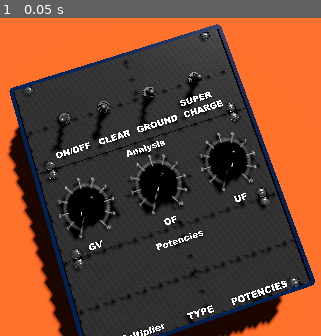
Above: before the commit, frame 1.
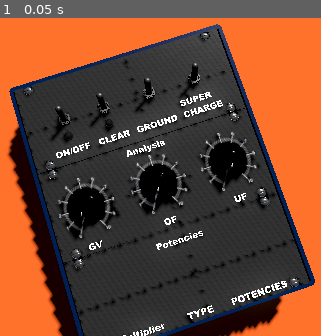
Above: after the commit, the same moment.

Repository: isuretpolos/AOPi3
Game: Godot game, scene res://SCENES/MAIN3D.tscn
Same seed, same stepped clock (60 frames per second), same inputs: the game is played once before the commit and once after it.
Inputs:
- Up to frame 1 (0.05 s): no input

The runs differ from the first frame. In frame 1, 1.1% of the frame differs, in the area x 15-80%, y 14-62%.

Commit message:
switch power on and off all other react accordingly

Diff:
--- a/SCENES/MAIN3D.tscn
+++ b/SCENES/MAIN3D.tscn
@@ -2,9 +2,11 @@
 
 [ext_resource type="PackedScene" uid="uid://xdh82s3pxovt" path="res://BLENDER/Prototype.glb" id="1_1fqqq"]
 [ext_resource type="PackedScene" uid="uid://7h5025xah1xx" path="res://BLENDER/BACKGROUND.glb" id="1_4ukpf"]
+[ext_resource type="Script" uid="uid://bupmxl171v8ly" path="res://SCENES/main_3d.gd" id="1_uusqb"]
 [ext_resource type="Script" uid="uid://bdcs1ywkehn4l" path="res://SCRIPTS/camera_rig.gd" id="2_jdj2l"]
 [ext_resource type="PackedScene" uid="uid://do7vwvktoiihd" path="res://SCENES/switch_metal.tscn" id="2_yrw6j"]
 [ext_resource type="PackedScene" uid="uid://0gmsst203qth" path="res://SCENES/knob_3d.tscn" id="6_uusqb"]
+[ext_resource type="PackedScene" uid="uid://qwl0m0kji5un" path="res://SCENES/led.tscn" id="7_nihjc"]
 [ext_resource type="Script" uid="uid://dk6p1a2078kum" path="res://SCRIPTS/trng_from_audio.gd" id="8_uusqb"]
 
 [sub_resource type="PhysicalSkyMaterial" id="PhysicalSkyMaterial_nihjc"]
@@ -17,6 +19,7 @@
 sky = SubResource("Sky_nihjc")
 ambient_light_source = 3
 ambient_light_color = Color(0.14638418, 0.56497097, 0.79844666, 1)
+glow_enabled = true
 
 [sub_resource type="CameraAttributesPractical" id="CameraAttributesPractical_nihjc"]
 dof_blur_far_distance = 0.01
@@ -26,6 +29,7 @@
 [sub_resource type="SeparationRayShape3D" id="SeparationRayShape3D_1fqqq"]
 
 [node name="MAIN3D" type="Node3D" unique_id=1257507127]
+script = ExtResource("1_uusqb")
 
 [node name="BACKGROUND" parent="." unique_id=1186155508 instance=ExtResource("1_4ukpf")]
 transform = Transform3D(1, 0, 0, 0, 1, 0, 0, 0, 1, 0, -0.12701368, 0)
@@ -34,36 +38,30 @@
 
 [node name="ButtonsControlPanel" type="Node" parent="PROTOTYPE_DEVICE" unique_id=1337624233]
 
+[node name="POWER_LED" parent="PROTOTYPE_DEVICE/ButtonsControlPanel" unique_id=1543973986 instance=ExtResource("7_nihjc")]
+transform = Transform3D(1, 0, 0, 0, 1, 0, 0, 0, 1, -2.9, 0, -3.9000003)
+emission_color = Color(0.99851984, 0, 0.124860756, 1)
+emission_energy = 5.0
+
+[node name="CLEAR_LED" parent="PROTOTYPE_DEVICE/ButtonsControlPanel" unique_id=2108598846 instance=ExtResource("7_nihjc")]
+transform = Transform3D(1, 0, 0, 0, 1, 0, 0, 0, 1, -0.61371756, 0, -3.9000003)
+emission_color = Color(0.88442177, 0.00032574893, 0.8144384, 1)
+emission_energy = 5.0
+
 [node name="POWER_SWITCH" parent="PROTOTYPE_DEVICE/ButtonsControlPanel" unique_id=1517990184 instance=ExtResource("2_yrw6j")]
 transform = Transform3D(1, 0, 0, 0, 1, 0, 0, 0, 1, -2.8342288, 0, -4.8529487)
-event_name = "ON/OFF"
-rotation_off = 15.5
-rotation_on = -15.5
-switch_on = false
 command_name = "POWER"
 
 [node name="CLEAR_SWITCH" parent="PROTOTYPE_DEVICE/ButtonsControlPanel" unique_id=1220601238 instance=ExtResource("2_yrw6j")]
 transform = Transform3D(1, 0, 0, 0, 1, 0, 0, 0, 1, -0.6164477, 0, -4.8529487)
-event_name = "ON/OFF"
-rotation_off = 15.5
-rotation_on = -15.5
-switch_on = false
 command_name = "CLEAR"
 
 [node name="GROUND_SWITCH" parent="PROTOTYPE_DEVICE/ButtonsControlPanel" unique_id=1862295674 instance=ExtResource("2_yrw6j")]
 transform = Transform3D(1, 0, 0, 0, 1, 0, 0, 0, 1, 1.9778402, 0, -4.8529487)
-event_name = "ON/OFF"
-rotation_off = 15.5
-rotation_on = -15.5
-switch_on = false
 command_name = "GROUND"
 
 [node name="SUPER_CHARGE_SWITCH" parent="PROTOTYPE_DEVICE/ButtonsControlPanel" unique_id=66955424 instance=ExtResource("2_yrw6j")]
 transform = Transform3D(1, 0, 0, 0, 1, 0, 0, 0, 1, 4.5865774, 0, -4.8529487)
-event_name = "ON/OFF"
-rotation_off = 15.5
-rotation_on = -15.5
-switch_on = false
 command_name = "SUPER_CHARGE"
 
 [node name="Prototype" parent="PROTOTYPE_DEVICE" unique_id=843102638 instance=ExtResource("1_1fqqq")]
--- /dev/null
+++ b/SCENES/led.tscn
@@ -0,0 +1,12 @@
+[gd_scene format=3 uid="uid://qwl0m0kji5un"]
+
+[ext_resource type="PackedScene" uid="uid://c550yn3p14yhh" path="res://BLENDER/ledEmissionBody.glb" id="1_5pok7"]
+[ext_resource type="Script" uid="uid://1yuygof6hyiv" path="res://SCRIPTS/led.gd" id="1_u6rmh"]
+[ext_resource type="PackedScene" uid="uid://cxufm04a8j50y" path="res://BLENDER/ledPlasticBase.glb" id="2_u6rmh"]
+
+[node name="LED" type="Node3D" unique_id=1543973986]
+script = ExtResource("1_u6rmh")
+
+[node name="ledEmissionBody" parent="." unique_id=1609439335 instance=ExtResource("1_5pok7")]
+
+[node name="ledPlasticBase" parent="ledEmissionBody" unique_id=1432816179 instance=ExtResource("2_u6rmh")]
--- /dev/null
+++ b/SCENES/main_3d.gd
@@ -0,0 +1,20 @@
+extends Node3D
+
+var clear:bool = false
+
+func _ready() -> void:
+	for switch in $PROTOTYPE_DEVICE/ButtonsControlPanel.get_children():
+		if switch.has_signal("command_triggered"):
+			switch.command_triggered.connect(_on_command_triggered)
+
+
+func _on_command_triggered(command_name: String) -> void:
+	print("COMMAND: ", command_name)
+
+	match command_name:
+		"POWER":
+			global.switch_power()
+			$PROTOTYPE_DEVICE/ButtonsControlPanel/POWER_LED.switch(global.power)
+		"CLEAR":
+			clear = !clear
+			$PROTOTYPE_DEVICE/ButtonsControlPanel/CLEAR_LED.switch(clear)
--- /dev/null
+++ b/SCRIPTS/global.gd
@@ -0,0 +1,8 @@
+extends Node
+
+var power:bool = false
+signal power_state(state:bool)
+
+func switch_power():
+	power = !power
+	power_state.emit(power)
--- /dev/null
+++ b/SCRIPTS/led.gd
@@ -0,0 +1,36 @@
+extends Node3D
+
+@export var led_state := false
+@export var emission_color := Color(1, 1, 1)
+@export var emission_energy := 1.0
+
+@onready var led_mesh: MeshInstance3D = $ledEmissionBody/Sphere
+var led_material: StandardMaterial3D
+
+func _ready():
+	led_material = led_mesh.get_active_material(0).duplicate()
+	led_mesh.set_surface_override_material(0, led_material)
+	if led_material is StandardMaterial3D:
+		led_material.emission = emission_color
+		led_material.emission_energy = emission_energy
+		led_mesh.set_surface_override_material(0, led_material)
+	global.power_state.connect(_on_power_state)
+	_on_power_state(global.power) # initialize LED immediately
+
+func switch(state:bool):
+	print(name + " switched and now own state is " + str(state))
+	led_state = state
+	led_material.emission_enabled = state
+
+func _on_power_state(state: bool) -> void:
+	print(name + ", device power is " + str(state) + " and own state is " + str(led_state))
+	if state:
+		turn_on()
+	else:
+		turn_off()
+
+func turn_on() -> void:
+	led_material.emission_enabled = led_state
+
+func turn_off() -> void:
+	led_material.emission_enabled = false
--- a/SCRIPTS/switch_metal.gd
+++ b/SCRIPTS/switch_metal.gd
@@ -1,13 +1,14 @@
 extends Node3D
 
 @export var event_name := "ON/OFF"
-@export var rotation_off := 15.5
-@export var rotation_on := -15.5
+@export var rotation_off := -15.5
+@export var rotation_on := 15.5
 @export var switch_on := false
 @export var command_name := "TO_BE_DEFINED"
 
 var mouse_entered := false
 var switchSound = preload("res://AUDIO/switchMk12.mp3")
+signal command_triggered(command_name: String)
 
 func _ready() -> void:
 	$switchMetalHandle.rotation.x = deg_to_rad(rotation_off)
@@ -22,6 +23,7 @@
 				switch(false)
 			else:
 				switch(true)
+			command_triggered.emit(command_name)
 
 
 func _on_static_body_3d_mouse_entered() -> void:
--- a/project.godot
+++ b/project.godot
@@ -19,6 +19,10 @@
 config/features=PackedStringArray("4.7", "Forward Plus")
 config/icon="res://icon.svg"
 
+[autoload]
+
+global="*uid://dvme8wysd8stj"
+
 [display]
 
 window/size/viewport_width=1800
Binary file added: BLENDER/ledEmissionBody.glb
Not shown, added: BLENDER/ledEmissionBody.glb.import
Binary file added: BLENDER/ledPlasticBase.glb
Not shown, added: BLENDER/ledPlasticBase.glb.import
Not shown, added: SCENES/main_3d.gd.uid
Not shown, added: SCRIPTS/global.gd.uid
Not shown, added: SCRIPTS/led.gd.uid
Not shown, changed: BLENDER/prototype.blend
Not shown, changed: BLENDER/prototype.blend1
